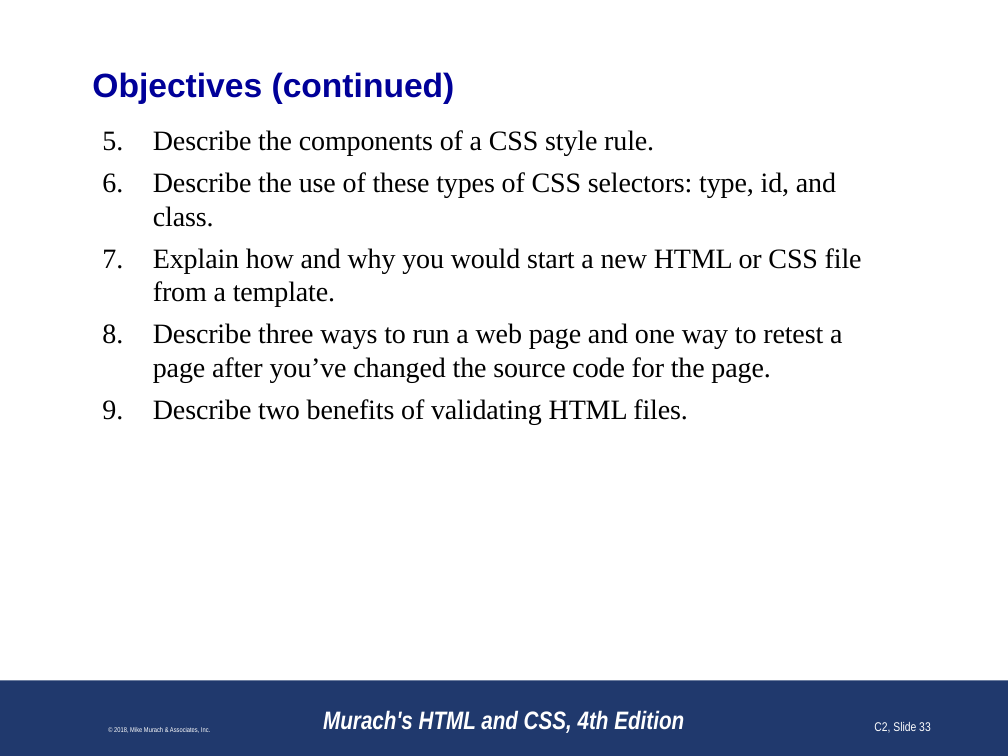
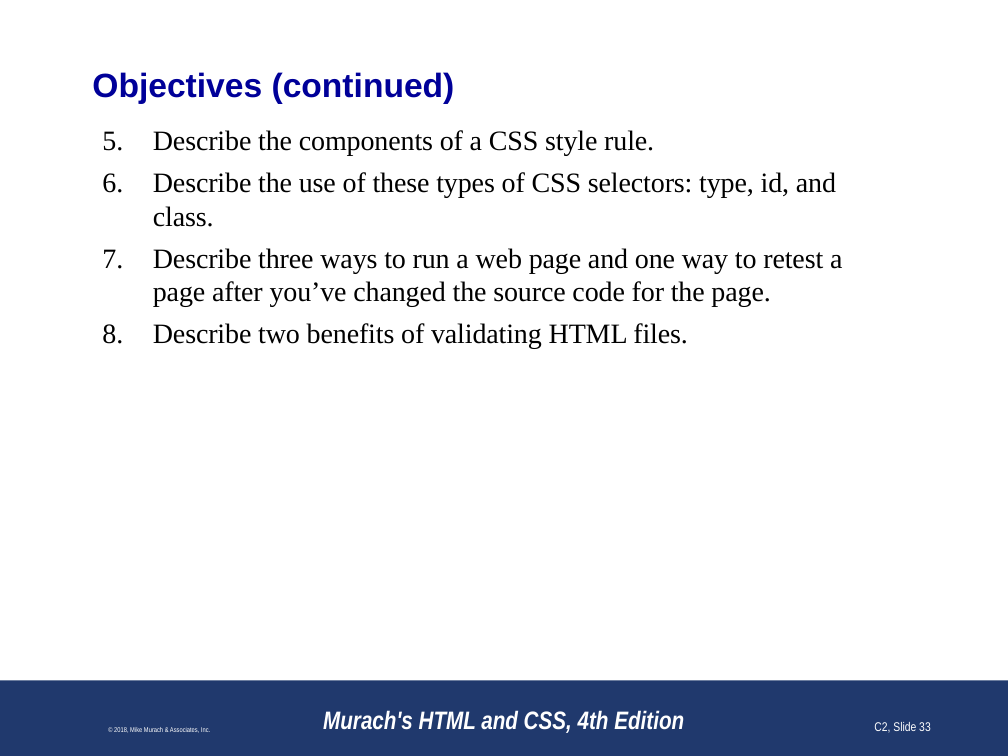
Before and after one commit to paulsmithkc/awd1000_base_lab_and_homework, a slide deck: slide 33 of murach_html_4e/slides/Chapter 2 slides (Revised).pptx. Drawn at 1008x756 pixels with LibreOffice and Linux fonts; fonts in the diff are those of the drawing; background and template pictures are left out. Boxes give left, top, right and bottom in pixels: in the first picture for what was removed or moved away, otherwise in the second. Text is boxed around its words. In the diff, an @@ line names an element or a change of style, - is before the commit and + after.

Commit message:
updating objectives

```diff
--- a/murach_html_4e/slides/Chapter 2 slides (Revised).pptx
+++ b/murach_html_4e/slides/Chapter 2 slides (Revised).pptx
@@ text at box(153, 248, 862, 307): paragraph removed @@
-7. Explain how and why you would start a new HTML or CSS file from a template.
```
Also in this commit, not shown: 1 other slide changed.
